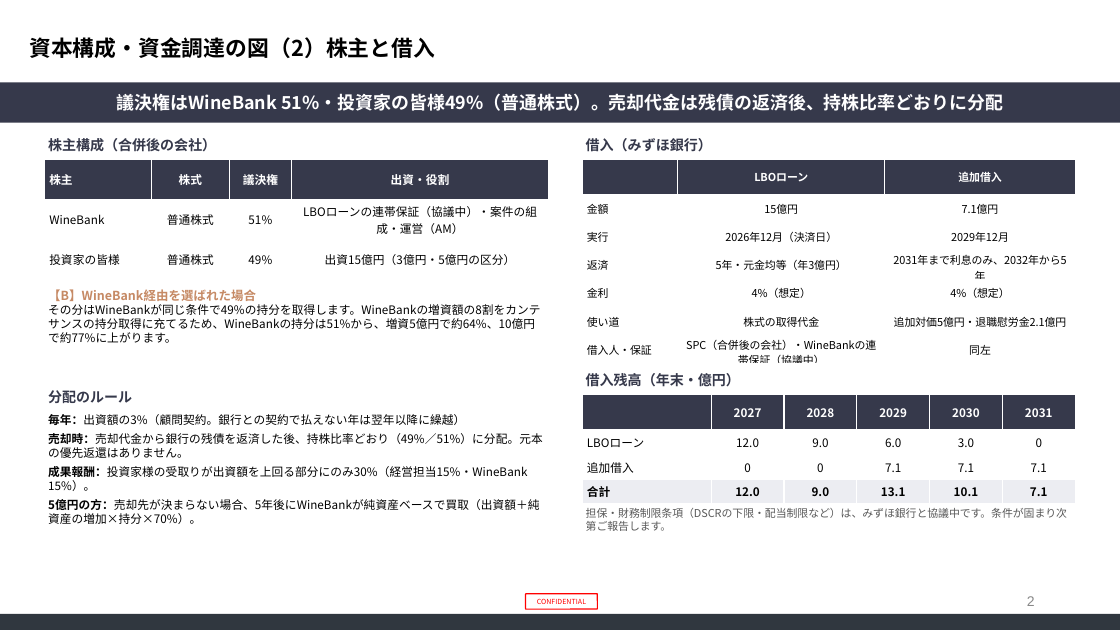
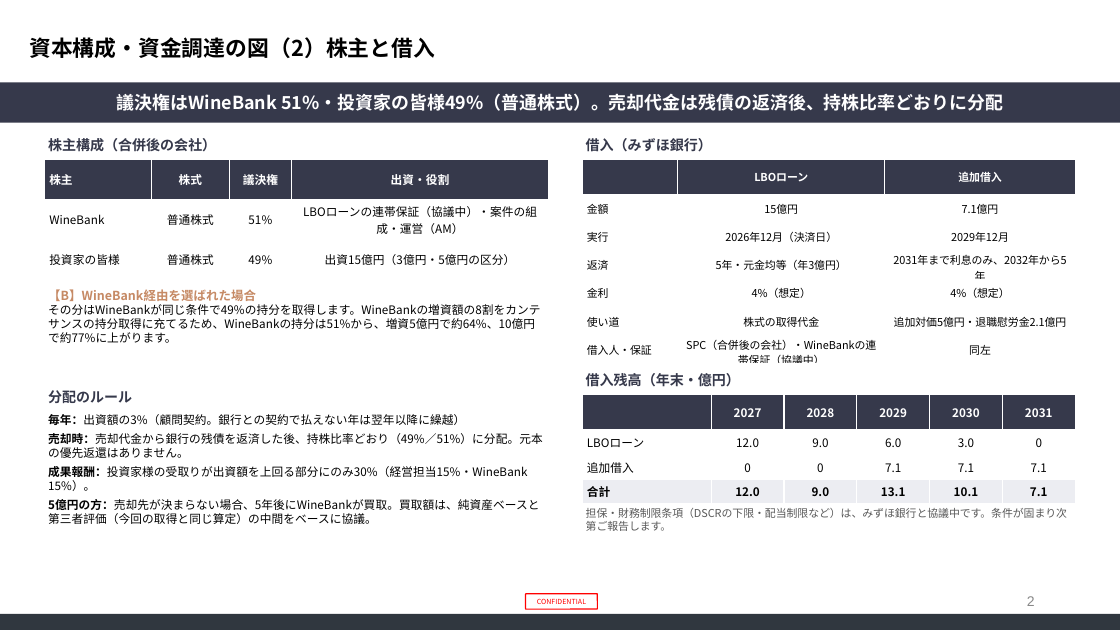
Before and after one commit to nakano-winebank/wine-auction, a slide deck: slide 2 of M&A/カンテサンス/カンテサンスSPC_資本構成と資金調達_CF計画_20261123.pptx. Drawn at 1120x630 pixels with LibreOffice and Linux fonts; fonts in the diff are those of the drawing; background and template pictures are left out. Boxes give left, top, right and bottom in pixels: in the first picture for what was removed or moved away, otherwise in the second. Text is boxed around its words. In the diff, an @@ line names an element or a change of style, - is before the commit and + after.

```diff
--- a/M&A/カンテサンス/カンテサンスSPC_資本構成と資金調達_CF計画_20261123.pptx
+++ b/M&A/カンテサンス/カンテサンスSPC_資本構成と資金調達_CF計画_20261123.pptx
@@ text at bbox=[48, 499, 539, 524]: text changed @@
-5億円の方：売却先が決まらない場合、5年後にWineBankが純資産ベースで買取（出資額＋純資産の増加×持分×70%）。
+5億円の方：売却先が決まらない場合、5年後にWineBankが買取。買取額は、純資産ベースと第三者評価（今回の取得と同じ算定）の中間をベースに協議。
```
Also in this commit, not shown: 2 other slides changed, 4 other files.
